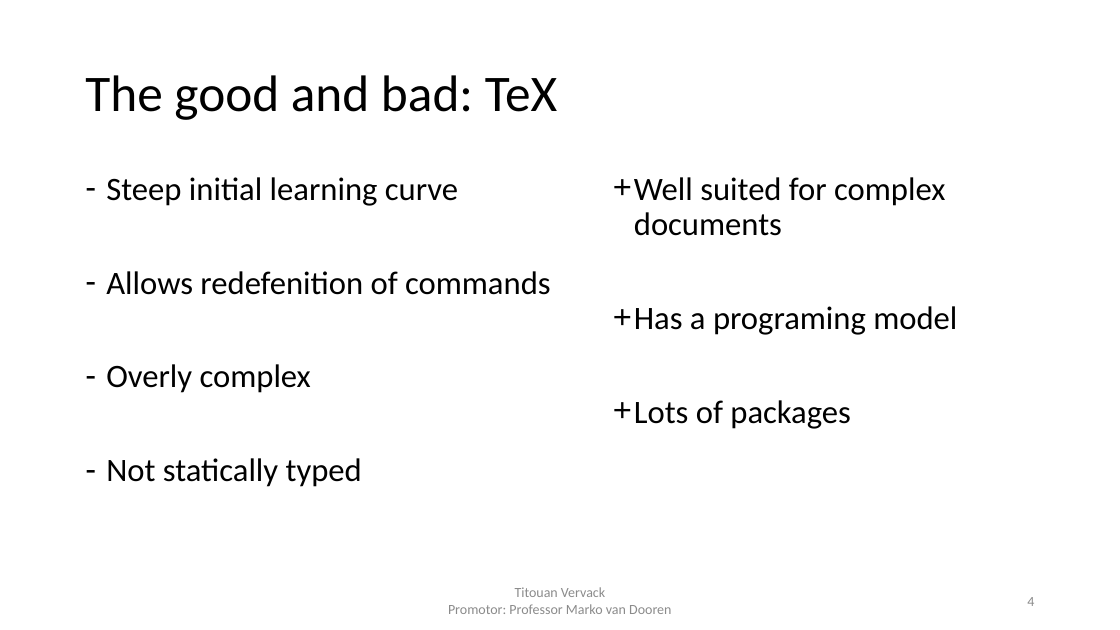
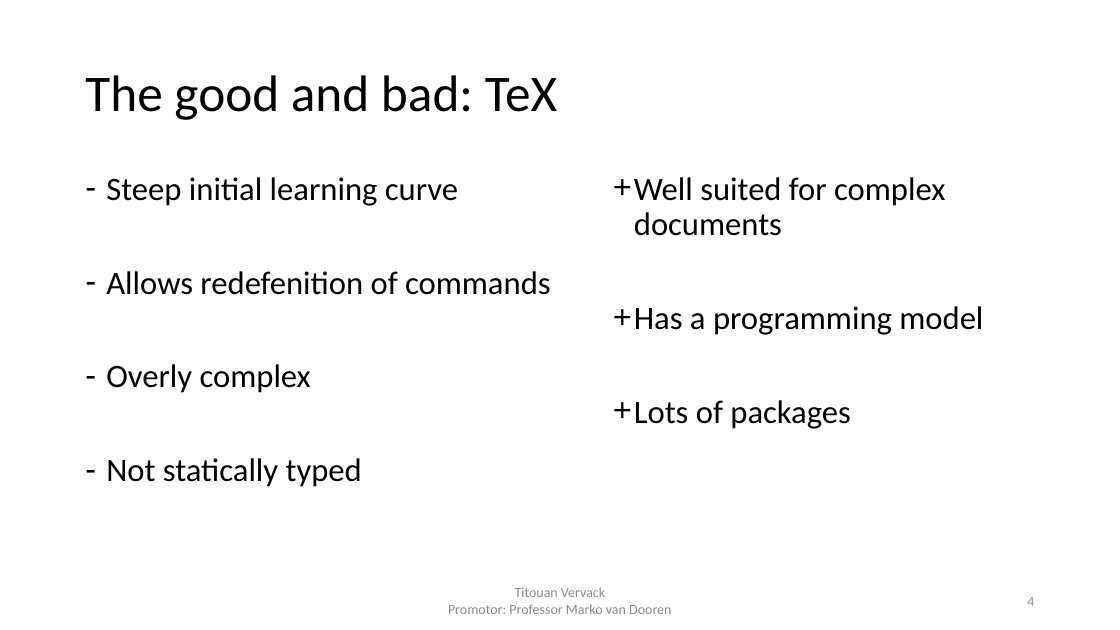
Before and after one commit to FlashYoshi/neio, a slide deck: slide 4 of presentation/Intermediate Presentation.pptx. Drawn at 1120x630 pixels with LibreOffice and Linux fonts; fonts in the diff are those of the drawing. Boxes give left, top, right and bottom in pixels: in the first picture for what was removed or moved away, otherwise in the second. Text is boxed around its words. In the diff, an @@ line names an element or a change of style, - is before the commit and + after.

```diff
--- a/presentation/Intermediate Presentation.pptx
+++ b/presentation/Intermediate Presentation.pptx
@@ text at <box>634,306,983,335</box>: text changed @@
-+ Has a programing model
++ Has a programming model
```
Also in this commit, not shown: 3 other slides changed, 1 other file.
